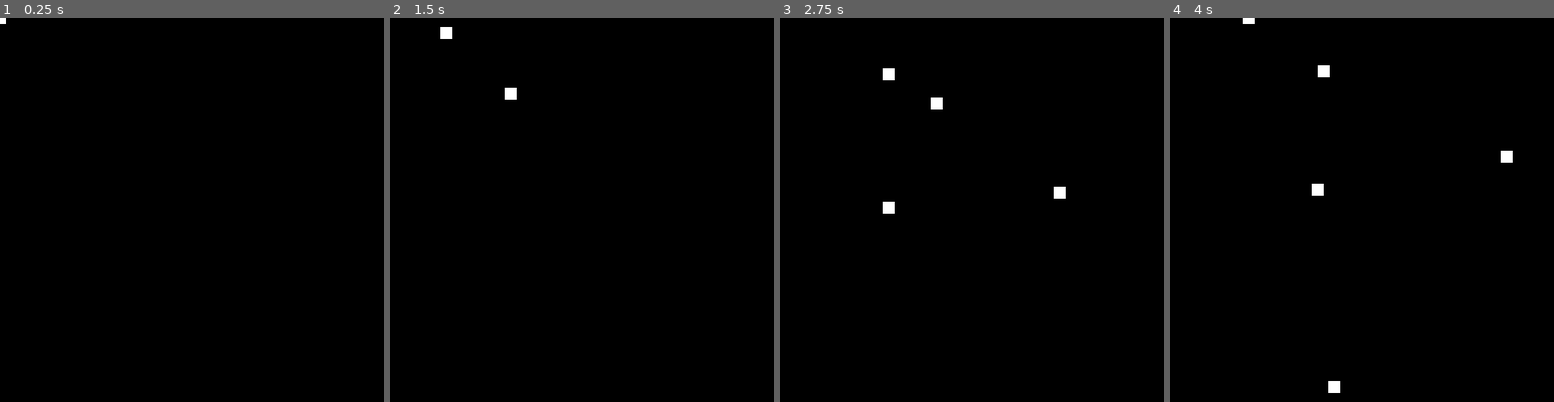
Above: before the commit, frames 1-4 (left to right).
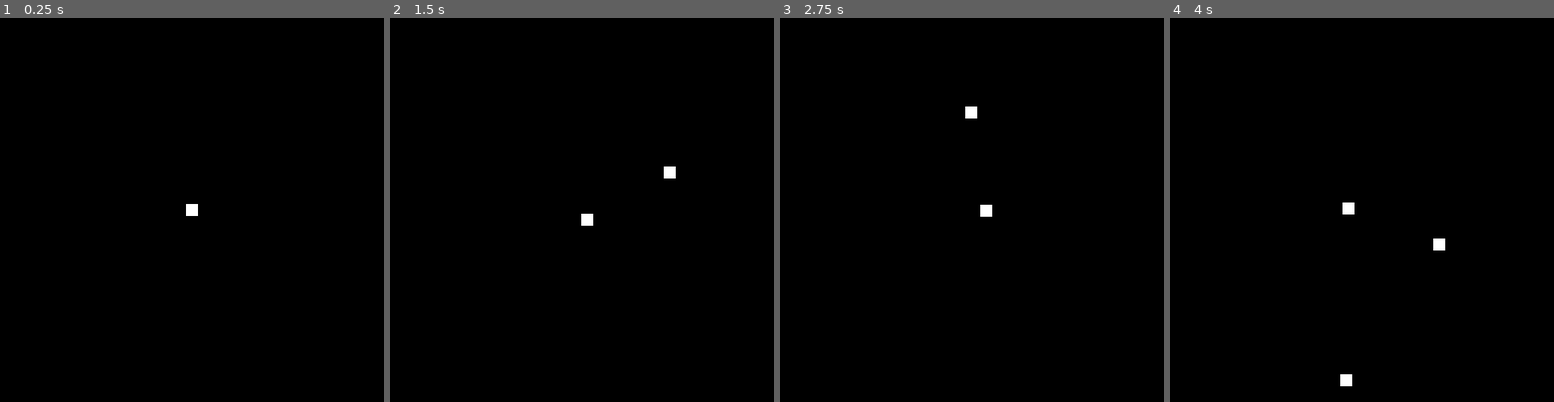
Above: after the commit, the same moments.

Repository: theowiik/PITCH-BLACK
Game: Godot game, scene res://scenes/Game.tscn
The game is run twice, just before and just after one commit, with the same random seed, the same clock (stepped at 60 frames per second) and the same inputs.
Inputs (mouse positions are in pixels of both pictures, inside the frame that each line leads up to):
- Up to frame 1 (0.25 s): no input
- Up to frame 2 (1.5 s): tap Enter at 0.5 s; move the mouse to (666, 190) at 0.52 s; press the mouse at (666, 190) at 0.53 s; hold D (right) 0.53-1.28 s; right-click (666, 190) at 0.8 s; move the mouse to (505, 229) at 1.27 s; release the mouse at (505, 229) at 1.28 s; hold S (down) from 1.28 s (still down); right-click (505, 229) at 1.35 s
- Up to frame 3 (2.75 s): click (895, 229) at 1.55 s; move the mouse to (1010, 125) at 2.02 s; release S (down) at 2.03 s; press the mouse at (1010, 125) at 2.03 s; hold D (right) from 2.03 s (still down); right-click (1010, 125) at 2.3 s
- Up to frame 4 (4 s): move the mouse to (1342, 286) at 2.77 s; release D (right) at 2.78 s; release the mouse at (1342, 286) at 2.78 s; hold W (up) 2.78-3.53 s; right-click (1342, 286) at 2.85 s; click (1342, 286) at 3.05 s; move the mouse to (1477, 267) at 3.52 s; press the mouse at (1477, 267) at 3.53 s; hold A (left) from 3.53 s (still down); right-click (1477, 267) at 3.8 s

The runs differ from the first frame. In frame 1, 0.1% of the frame differs, in the area x 0-52%, y 0-52%; in frame 2, 0.4%; in frame 3, 0.6%; in frame 4, 0.7%, in the area x 18-90%, y 0-98%.

Commit message:
add camera to player

Diff:
--- a/project.godot
+++ b/project.godot
@@ -18,10 +18,16 @@
 "class": "Projectile",
 "language": "GDScript",
 "path": "res://scripts/Projectile.gd"
+}, {
+"base": "Area2D",
+"class": "Rocket",
+"language": "GDScript",
+"path": "res://scripts/Rocket.gd"
 } ]
 _global_script_class_icons={
 "Actor": "",
-"Projectile": ""
+"Projectile": "",
+"Rocket": ""
 }
 
 [application]
@@ -62,6 +68,11 @@
 "events": [ Object(InputEventMouseButton,"resource_local_to_scene":false,"resource_name":"","device":0,"alt":false,"shi …(212 unchanged characters)…
  ]
 }
+add_rocket={
+"deadzone": 0.5,
+"events": [ Object(InputEventMouseButton,"resource_local_to_scene":false,"resource_name":"","device":0,"alt":false,"shift":false,"control":false,"meta":false,"command":false,"button_mask":0,"position":Vector2( 0, 0 ),"global_position":Vector2( 0, 0 ),"factor":1.0,"button_index":2,"pressed":false,"doubleclick":false,"script":null)
+ ]
+}
 
 [layer_names]
 
--- a/scenes/Game.tscn
+++ b/scenes/Game.tscn
@@ -7,3 +7,7 @@
 script = ExtResource( 2 )
 
 [node name="Actor" parent="." instance=ExtResource( 1 )]
+
+[node name="Camera" type="Camera2D" parent="."]
+current = true
+smoothing_enabled = true
--- /dev/null
+++ b/scenes/Rocket.tscn
@@ -0,0 +1,23 @@
+[gd_scene load_steps=5 format=2]
+
+[ext_resource path="res://scripts/Rocket.gd" type="Script" id=1]
+[ext_resource path="res://assets/16x16.png" type="Texture" id=2]
+
+[sub_resource type="CircleShape2D" id=1]
+
+[sub_resource type="ConvexPolygonShape2D" id=2]
+points = PoolVector2Array( 0, 0, 40, 50, 40, -50 )
+
+[node name="Area2D" type="Area2D"]
+script = ExtResource( 1 )
+
+[node name="Sprite" type="Sprite" parent="."]
+texture = ExtResource( 2 )
+
+[node name="CollisionShape2D" type="CollisionShape2D" parent="."]
+shape = SubResource( 1 )
+
+[node name="DetectionArea" type="Area2D" parent="."]
+
+[node name="CollisionShape2D" type="CollisionShape2D" parent="DetectionArea"]
+shape = SubResource( 2 )
--- a/scripts/Actor.gd
+++ b/scripts/Actor.gd
@@ -1,11 +1,14 @@
 extends KinematicBody2D
 
 class_name Actor
+
+var controlling: bool = true;
 
 const movement_speed: int = 100
 const projectile: PackedScene = preload("res://scenes/Projectile.tscn")
 
 signal shoot
+signal rocket_added
 
 func _process(_delta) -> void:
 	move_and_slide(get_input_vector() * movement_speed)
@@ -22,9 +25,14 @@
 	return vec.normalized()
 
 func _unhandled_input(event) -> void:
+	if not controlling: return
+
 	if event.is_action_pressed("shoot"):
 		var proj: Projectile = projectile.instance()
 		proj.global_position = global_position
 		print("wasd")
 		emit_signal("shoot", proj)
 		get_tree().set_input_as_handled()
+
+	if event.is_action_pressed("add_rocket"):
+		emit_signal("rocket_added")
--- a/scripts/Game.gd
+++ b/scripts/Game.gd
@@ -1,7 +1,19 @@
 extends Node2D
 
+const rocket: PackedScene = preload("res://scenes/Rocket.tscn")
+onready var player: Actor = get_node("Actor")
+onready var camera: Camera2D = get_node("Camera")
+
 func _ready():
-	get_node("Actor").connect("shoot", self, "on_shoot")
+	player.connect("shoot", self, "on_shoot")
+	remove_child(camera)
+	player.add_child(camera)
 
 func on_shoot(projectile: Projectile) -> void:
 	add_child(projectile)
+
+func on_rocket() -> void:
+	var instance = rocket.instance()
+	player.remove_child(camera)
+	instance.add_child(camera)
+	add_child(instance)
--- /dev/null
+++ b/scripts/Rocket.gd
@@ -0,0 +1,6 @@
+extends Area2D
+
+class_name Rocket
+
+func _ready():
+	pass
